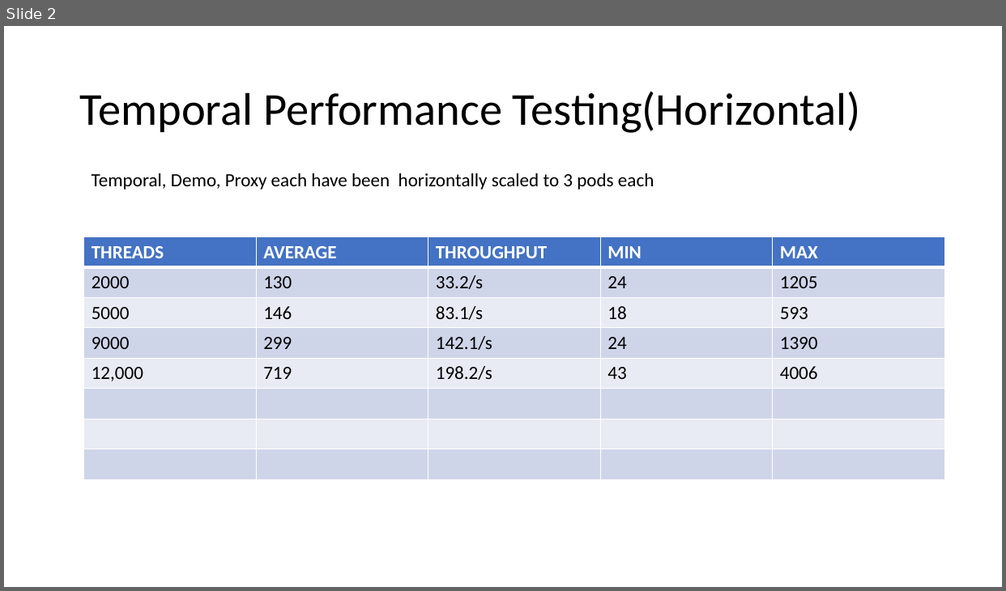
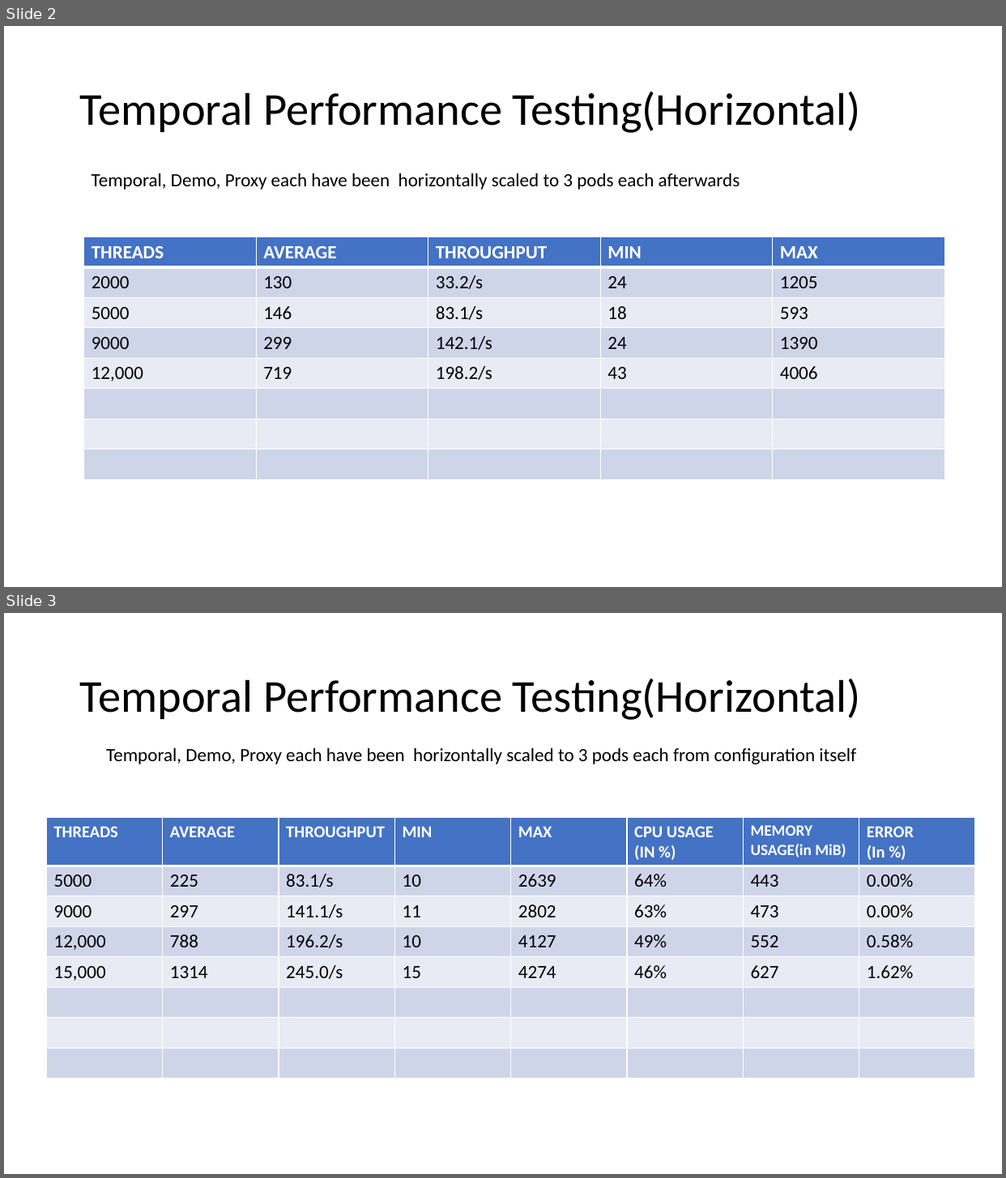
Before and after one commit to skarmanya/Temporal, a slide deck: TemporalPPT.pptx. Shown one above the other, each under a label of ours: slide 2 before the commit, slides 2 and 3 after it. The pictures are 1006x591 and 1006x1178 pixels, drawn with LibreOffice and Linux fonts; fonts in the diff are those of the drawing. Boxes give left, top, right and bottom in pixels: in the first picture for what was removed or moved away, otherwise in the second. Text is boxed around its words. In the diff, an @@ line names an element or a change of style, - is before the commit and + after.

```diff
--- a/TemporalPPT.pptx
+++ b/TemporalPPT.pptx
@@ slide 3 added at [4,613,1002,1174], background #FFFFFF @@
@@ title added at [80,679,861,720], 44 pt, text #000000 @@
+Temporal Performance Testing(Horizontal)
@@ text added at [106,748,856,764], 18 pt, text #000000 @@
+Temporal, Demo, Proxy each have been horizontally scaled to 3 pods each from configuration itself
@@ table added at [47,818,975,1078], 8 rows, 8 columns @@
+THREADS | AVERAGE | THROUGHPUT | MIN | MAX | CPU USAGE / (IN %) | MEMORY USAGE(in MiB) | ERROR / (In %)
+5000 | 225 | 83.1/s | 10 | 2639 | 64% | 443 | 0.00%
+9000 | 297 | 141.1/s | 11 | 2802 | 63% | 473 | 0.00%
+12,000 | 788 | 196.2/s | 10 | 4127 | 49% | 552 | 0.58%
+15,000 | 1314 | 245.0/s | 15 | 4274 | 46% | 627 | 1.62%
+ |  |  |  |  |  |  | 
+ |  |  |  |  |  |  | 
+ |  |  |  |  |  |  | 
@@ slide 2 changed as well @@
@@ text at [91,173,740,190]: text changed @@
-Temporal, Demo, Proxy each have been horizontally scaled to 3 pods each
+Temporal, Demo, Proxy each have been horizontally scaled to 3 pods each afterwards
```
Also in this commit, not shown: 1 other slide changed, 20 other files.
